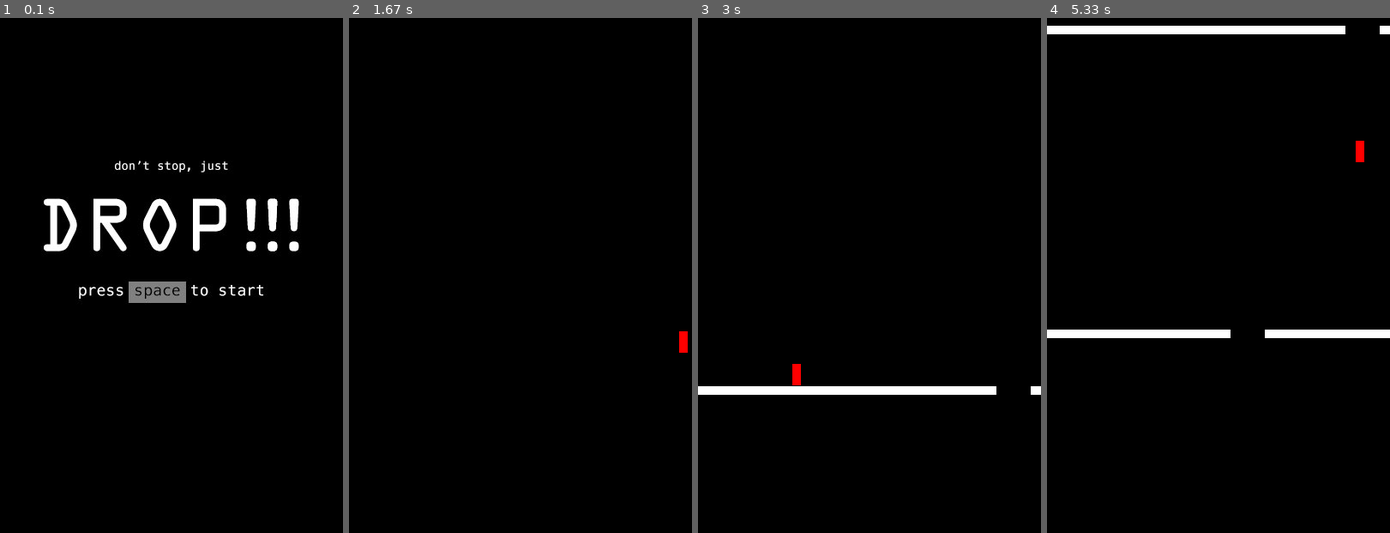
Above: before the commit, frames 1-4 (left to right).
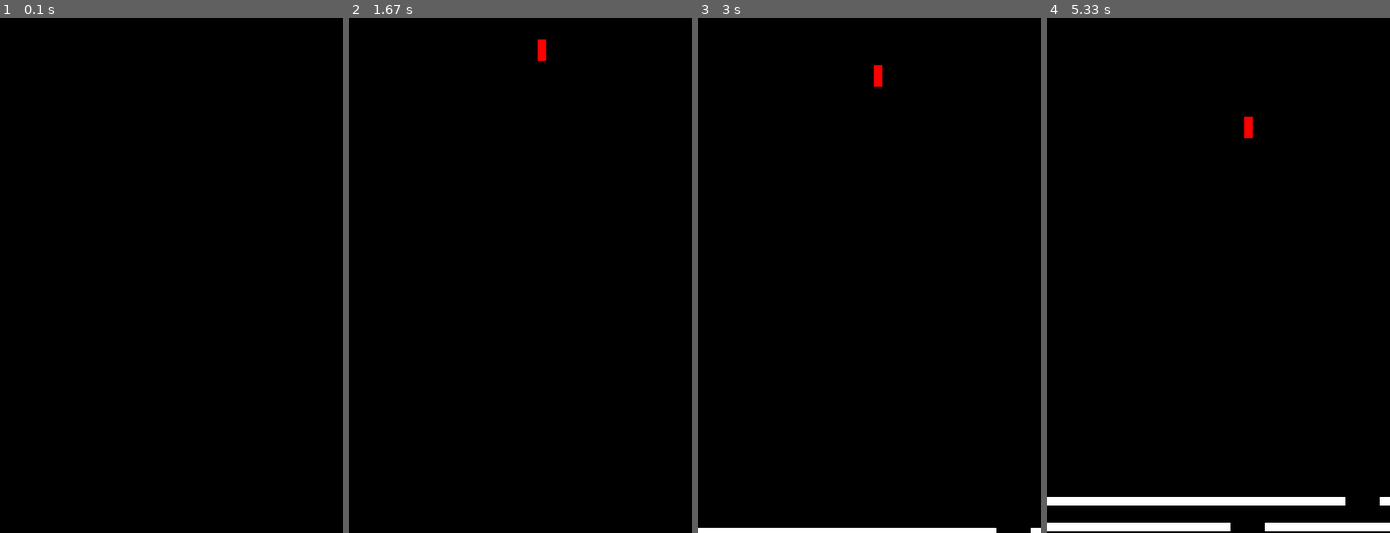
Above: after the commit, the same moments.

Repository: awye765/Python-Games
Game: pygame game, started from Part 4/Code/drop.py
Two runs of this game, one before a commit and one after it. Both use one fixed random seed, a clock stepped at 60 frames per second and the inputs below.
Inputs:
- Up to frame 1 (0.1 s): no input
- Up to frame 2 (1.67 s): tap Space at 0.33 s; hold Right 0.67-1.13 s; hold Right 1.17-1.63 s
- Up to frame 3 (3 s): hold Left 1.67-2.2 s; hold Left 2.23-2.78 s; hold Right from 2.82 s (still down)
- Up to frame 4 (5.33 s): release Right at 3.45 s; hold Left 3.48-4.03 s; hold Right 4.07-4.62 s; hold Right 4.65-5.2 s; hold Left from 5.23 s (still down)

The runs differ from the first frame. In frame 1, 3.9% of the frame differs, in the area x 12-88%, y 27-56%; in frame 2, 0.2%; in frame 3, 2.6%; in frame 4, 6.2%, in the area x 0-100%, y 1-100%.

Commit message:
Finally understood the drop block location relative to platform

Diff:
--- a/Part 4/Code/drop.py
+++ b/Part 4/Code/drop.py
@@ -98,7 +98,7 @@
     # Update player's y co-ord by adding vy velocity, i.e. pulling player
     # down toward bottom of screen
     player["y"] += player["vy"]
-
+    # print("Platform Status: OFF")
     # Update dropping variable to indicate player IS dropping and update the
     # number of platformsDroppedThrough by +1
     if dropping is False:
@@ -115,15 +115,39 @@
     foundPlatformTop = False
     yOffset = 0
     dropping = False
-
-    # Kickstarts while loop to check if player ON a platform
+    # print("Platform Status: ON")
+
+    # Kickstarts while loop to check if player ON a platform.  Note that the
+    # block and platform are moving at different speeds, hence when they meet
+    # they don't touch at the edges, but overlap upon meeting.
     while foundPlatformTop is False:
 
+      # If bottom x, y - yOffset px == BLACK the top of the platform has been
+      # found.  The player object is then bumped up by -1 px along the y axis.
       if surface.get_at(( int(player["x"]), ( int(player["y"]) + player["height"]) - yOffset )) == (0,0,0,255):
         player["y"] -= yOffset
         foundPlatformTop = True
+        # print("IF: Test")
+        # print(("Player Y + Height: {}").format(player["y"] + player["height"]))
+        # print(("Player Y + Height - yOffset: {}").format(player["y"] + player["height"] - yOffset))
+        # print(("Platform Y: {}").format(gamePlatforms[0]))
+
+      # Unless above satisfied, the below is run.  This updates yOffset by +1,
+      # meaning that the next time the above if statement is run, we are checking
+      # the next pixel up from the one previous along the y axis of the block.
+      # This process repeats until we find a black pixel, at which point
+      # foundPlatformTop is TRUE, and the while loop stopped.  Note that the only
+      # colors on the surface when this while loop is run are black (background)
+      # and white (the platform) as the block is drawn after the player movement
+      # is finalised.  See also diagram in "assets" folder to visualise how this
+      # while loop works in practice.
       elif (player["y"] + player["height"]) - yOffset > 0:
         yOffset += 1
+        # print("ELIF: Test")
+        # print(("Player Y + Height: {}").format(player["y"] + player["height"]))
+        # print(("Player Y + Height - yOffset: {}").format(player["y"] + player["height"] - yOffset))
+        # print(("Platform Y: {}").format(gamePlatforms[0]))
+
       else :
         # If we don't find a BLACK px before we reach the top of the surface
         # then it's GAME OVER.
@@ -180,7 +204,7 @@
   # print("Platforms")
 
   for idx, platform in enumerate(gamePlatforms):
-    # For each platform update its x co-ord by platformSpeed (i.e. - 3px) to
+    # For each platform update its y co-ord by platformSpeed (i.e. - 3px) to
     # move it up toward the top of the screen by 3px
     platform["pos"][1] -= platformSpeed
 
@@ -271,8 +295,11 @@
     timer = GAME_TIME.get_ticks() - gameBeganAt
 
     movePlatforms()
+
     drawPlatforms()
+
     movePlayer()
+
     drawPlayer()
 
 # If game has ended, run below code
@@ -301,8 +328,8 @@
 # SETS GAME FRAME RATE
 # ------------------------------------------------------------------------------
 
-  # Runs program at 60 frames per second
-  clock.tick(60)
+  # Runs program at 60 frames per secosnd
+  clock.tick(5)
 
 # ------------------------------------------------------------------------------
 # UPDATES GAME DISPLAY
Binary file added: Part 4/Code/assets/diagramExplainingPlatformTopFinderCode.png
